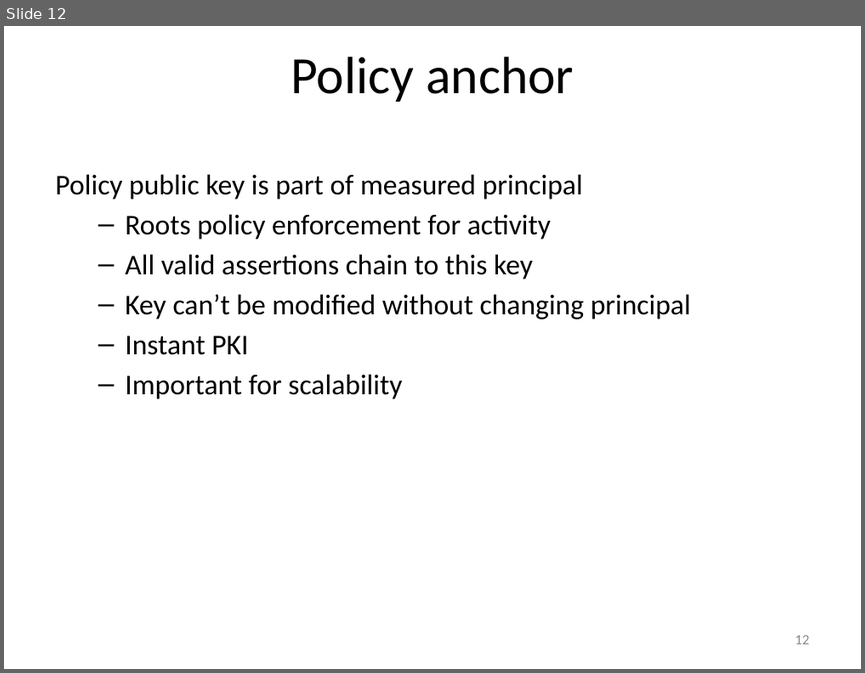
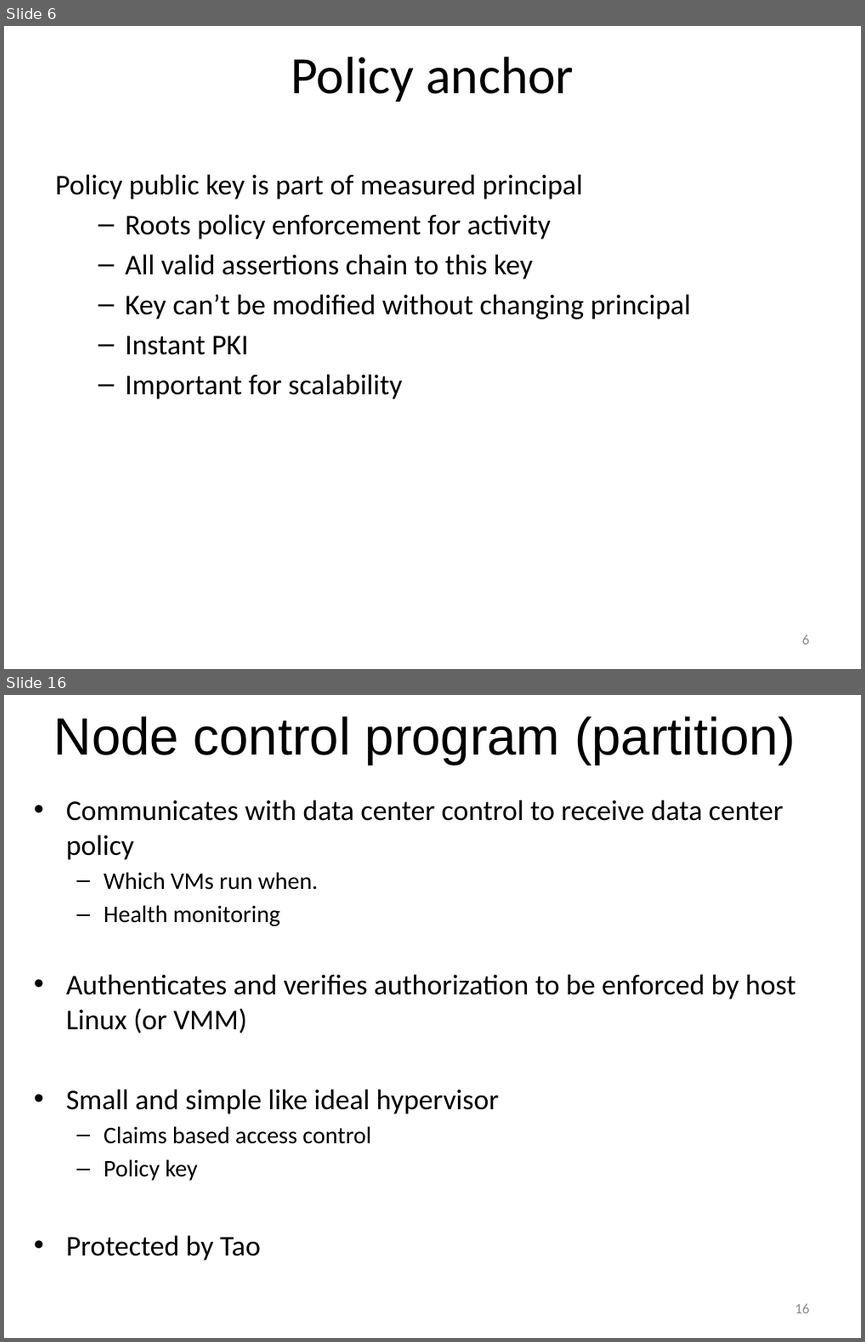
Before and after one commit to jlmucb/cloudproxy, a slide deck: Doc/Hypervisor.pptx. Shown one above the other, each under a label of ours: slide 12 before the commit, slides 6 and 16 after it; the slides between them are not shown. The pictures are 865x673 and 865x1342 pixels, drawn with LibreOffice and Linux fonts; fonts in the diff are those of the drawing. Boxes give left, top, right and bottom in pixels: in the first picture for what was removed or moved away, otherwise in the second. Text is boxed around its words. In the diff, an @@ line names an element or a change of style, - is before the commit and + after.

Commit message:
Documentation overview, documentation for kvm node control program, new slides, initial ncp

```diff
--- a/Doc/Hypervisor.pptx
+++ b/Doc/Hypervisor.pptx
@@ slide 16 added at [4, 695, 861, 1338], background #FFFFFF @@
@@ title added at [54, 716, 795, 765], 44 pt, text #000000 @@
+Node control program (partition)
@@ text added at [66, 800, 795, 1260], 24 pt, text #000000 @@
+• Communicates with data center control to receive data center policy
+  – Which VMs run when.
+  – Health monitoring
+• Authenticates and verifies authorization to be enforced by host Linux (or VMM)
+• Small and simple like ideal hypervisor
+  – Claims based access control
+  – Policy key
+• Protected by Tao
@@ page number added at [794, 1304, 809, 1313], 12 pt, text #8C8C8C @@
+16
@@ what was slide 12 is now slide 6 @@
@@ page number at [802, 635, 809, 644]: text changed @@
-12
+6
```
Also in this commit, not shown: 10 slides changed, 7 other slides added, 3 slides removed, 9 other files.
